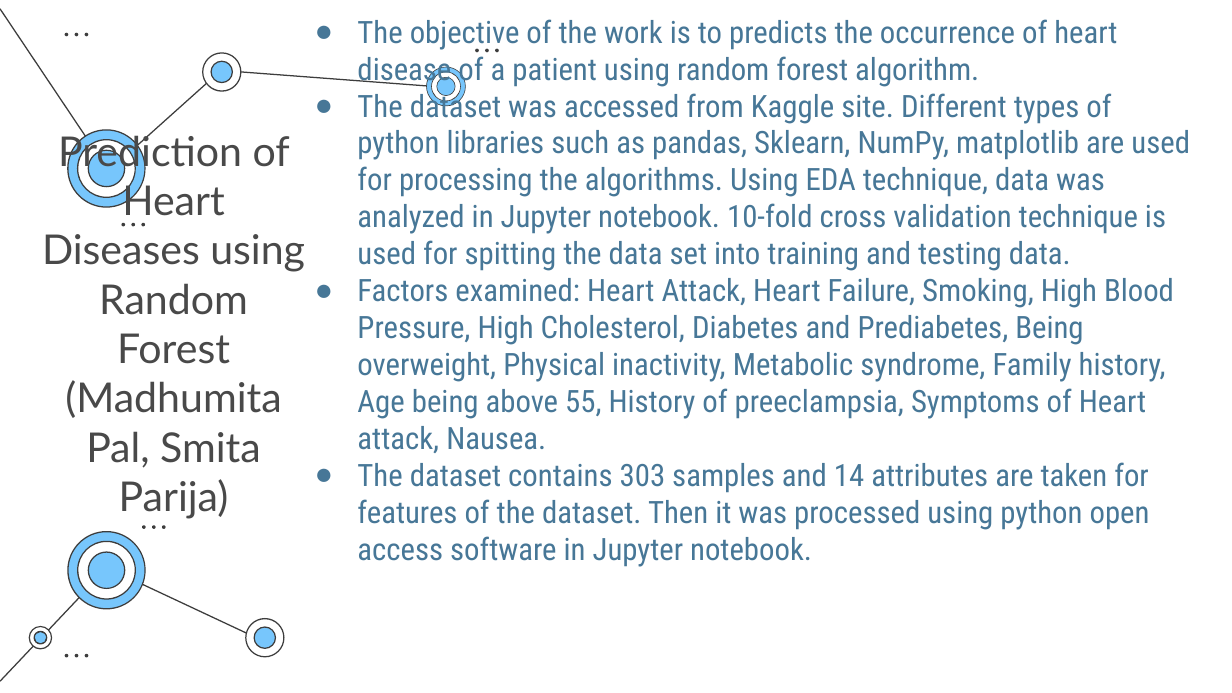
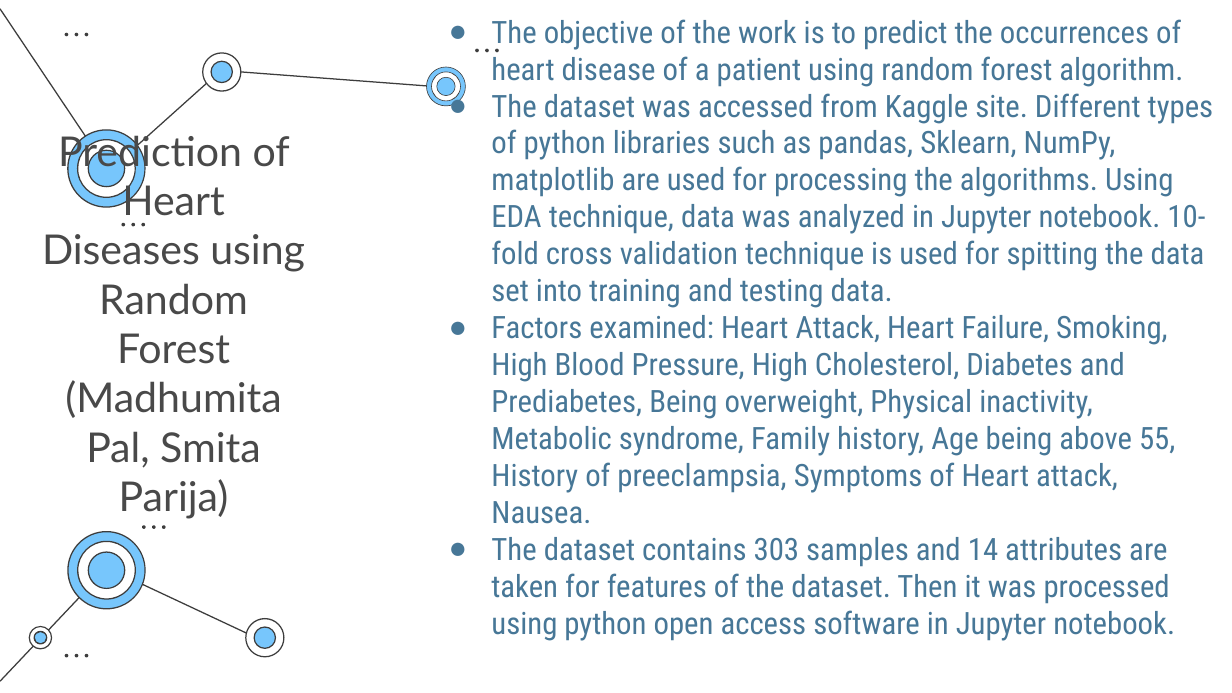
Before and after one commit to NAyeshaKhan/Heart-Disease-Prediction, a slide deck: slide 4 of Heart Disease Prediction System.pptx. Drawn at 1232x693 pixels with LibreOffice and Linux fonts; fonts in the diff are those of the drawing. Boxes give left, top, right and bottom in pixels: in the first picture for what was removed or moved away, otherwise in the second. Text is boxed around its words. In the diff, an @@ line names an element or a change of style, - is before the commit and + after.

```diff
--- a/Heart Disease Prediction System.pptx
+++ b/Heart Disease Prediction System.pptx
@@ text "The objective of the work ...": place and size @@
-text "The objective of the work ..." at (357,19,1190,567)
+text "The objective of the work ..." at (491,19,1214,641)
@@ text at (491,19,1183,87): text changed @@
-● The objective of the work is to predicts the occurrence of heart disease of a patient using random forest algorithm.
+● The objective of the work is to predict the occurrences of heart disease of a patient using random forest algorithm.
```
Also in this commit, not shown: 10 other slides changed.
